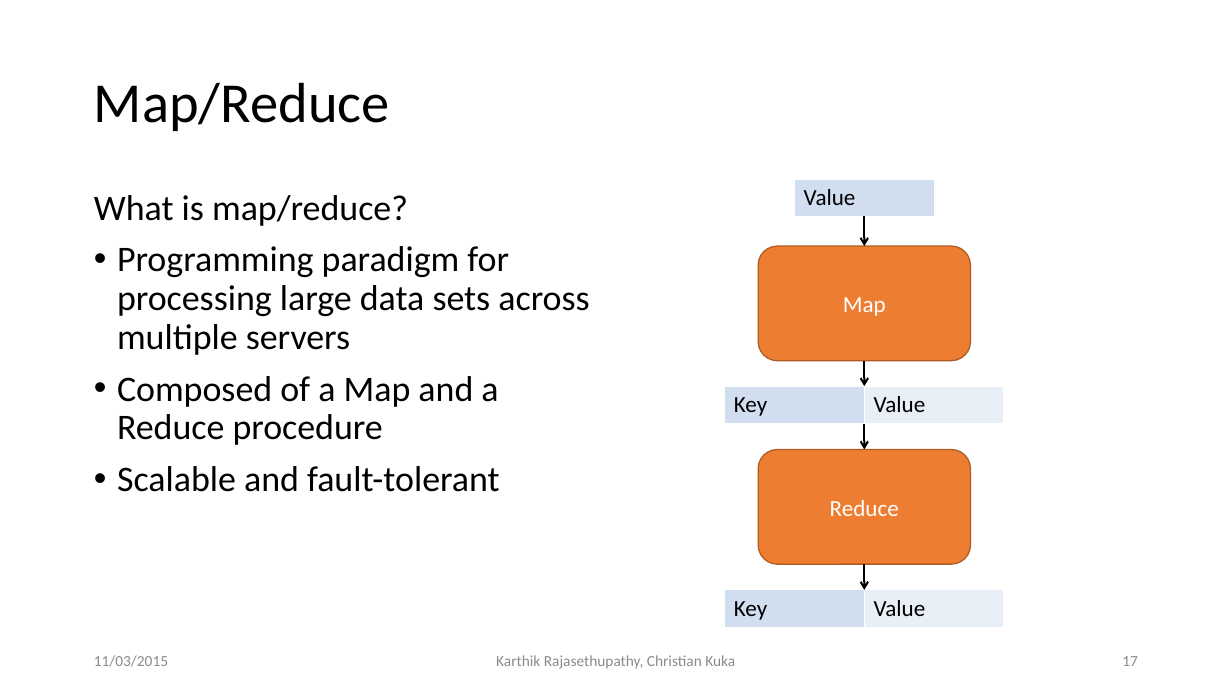
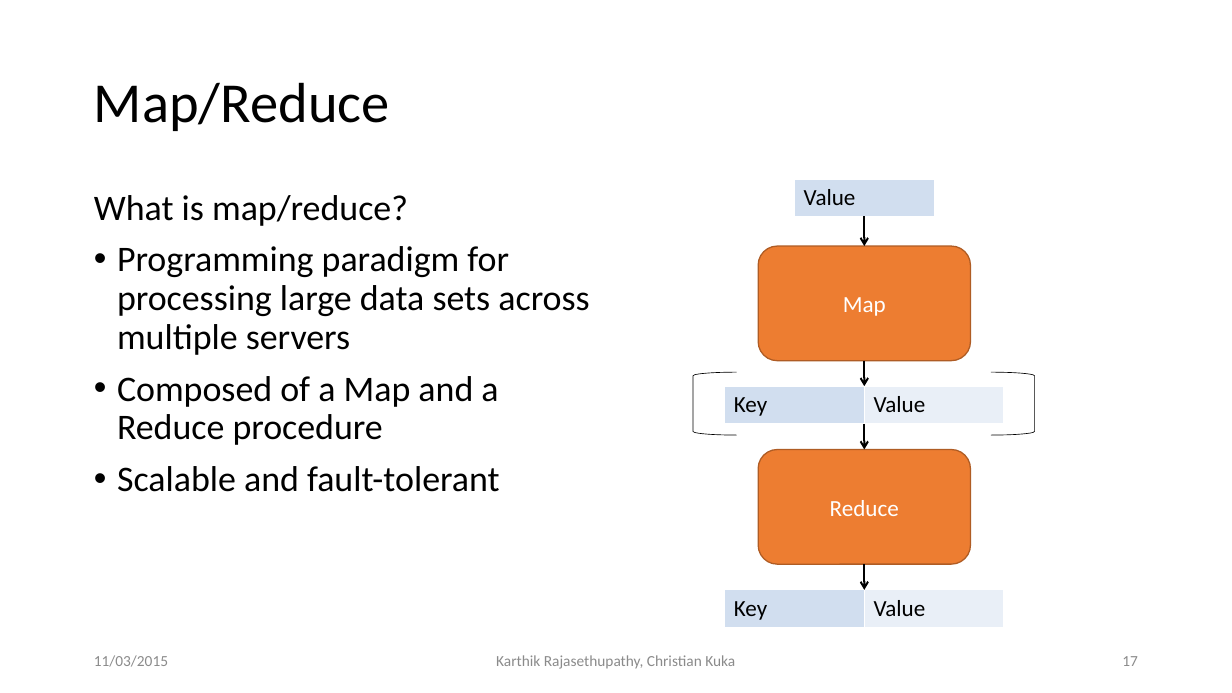
Before and after one commit to ckuka/SHDS, a slide deck: slide 17 of slides/ShanghaiDataScience_Master.pptx. Drawn at 1232x693 pixels with LibreOffice and Linux fonts; fonts in the diff are those of the drawing. Boxes give left, top, right and bottom in pixels: in the first picture for what was removed or moved away, otherwise in the second. Text is boxed around its words. In the diff, an @@ line names an element or a change of style, - is before the commit and + after.

```diff
--- a/slides/ShanghaiDataScience_Master.pptx
+++ b/slides/ShanghaiDataScience_Master.pptx
@@ left bracket added at (x1=693, y1=372, x2=737, y2=435), outline #000000 0.5 pt @@
@@ left bracket added at (x1=991, y1=372, x2=1034, y2=435), outline #000000 0.5 pt @@
```
Also in this commit, not shown: 13 other slides changed, 6 slides added, 5 other files.
